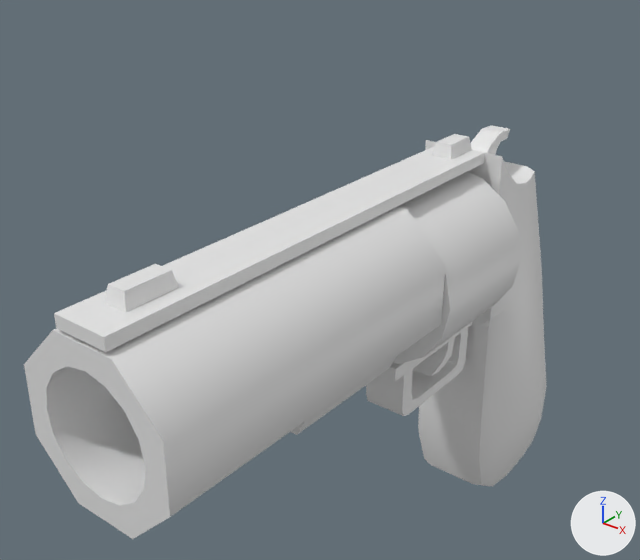
What one commit did to the FBX model Assets/Models/3D Props/Pistol.fbx.
Rendered twice from a 50 mm lens placed at (0.407, -0.559, 0.702), pointed at (-0.001, -0.049, 0.385). Lighting does not change. The marker at lower right points along +X, +Y and +Z. Where no turn or scale is listed for an object, it has been applied to the vertices. Vertices at the same position are counted once.

The first picture shows 'Cylinder001', 'Handle', 'Tube001'.
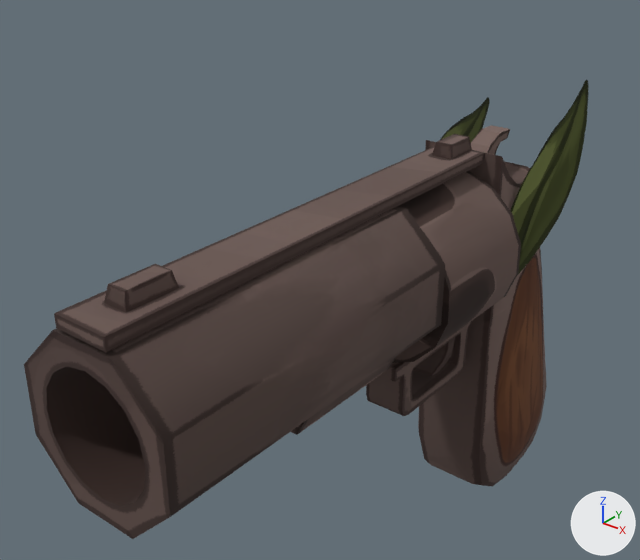
Pixel boxes (x1, y1, x2, y2) of what changed, in the pictures (640 x 560 px):
'Tube001', recoloured, surface changed (grey to brown): (24, 206, 445, 539) in both
'Handle', recoloured, surface changed (white to brown): (54, 125, 547, 487) in both
'Cylinder001', reshaped, moved, turned, rescaled: before (393, 172, 521, 364); after (393, 171, 521, 363)
'Leaf001', added (green): after (510, 80, 589, 274)
'Leaf002', added (green): after (440, 97, 490, 143)
part 2 of me_mesh, deleted: before (393, 275, 450, 364)
part 3 of me_mesh, recoloured (grey to brown): before (399, 172, 521, 355); after (399, 171, 521, 348)

Edits to the bpy script that builds the scene:
```text
Add mat_material__3:
    mat_material__3 = principled_material('Material #3')
    mat_material__3.texture = img_gun2_texture_png  # with its transparency
    mat_material__3.metallic = 0.1
    mat_material__3.roughness = 1.0
Change me_mesh_001:
    where me_mesh_001.from_pydata(...)  # 214 vertices, 428 faces; spans x -0.051..0.051, y -0.196..0.354, z -0.368..0.02
    me_mesh_001 part 1: texture (UV) coordinates of 428 of 428 faces, centred in x -0.049..0.048, y -0.196..0.353, z -0.367..0.02, changed; they spanned u 0.0..1.0, v 0.0..1.0 and now span u 0.03..0.98, v 0.07..0.97
    add me_mesh_001.materials.append(mat_material__4)  # picture img_gun3_texture1_png
Change me_mesh_002:
    where me_mesh_002.from_pydata(...)  # 92 vertices, 84 faces; spans x -0.06..0.06, y -0.328..-0.055, z -0.081..0.06
    me_mesh_002 part 4: texture (UV) coordinates of 84 of 84 faces, centred in x -0.06..0.06, y -0.328..-0.055, z -0.081..0.06, changed; they spanned u 0.0..1.0, v 0.0..1.09 and now span u 0.02..0.97, v 0.03..0.97
    add me_mesh_002.materials.append(mat_material__2)  # picture img_gun1_texture_png
Change me_mesh:
    used by ob_cylinder001; parent = ob_pistol; location = (0.0, -0.18, 9.037); rotation_euler = (1.571, 0.0, 3.142), in degrees (90, 0, 180)
    remove me_mesh.from_pydata(...)  # 34 vertices, 64 faces; spans x -6.0..6.0, y -6.0..6.0, z 0.0..10.0
    add me_mesh.from_pydata(...)  # 32 vertices, 60 faces; spans x -6.0..6.0, y -6.0..6.0, z 0.0..10.0
    me_mesh part 2: 1 vertex removed from x 0.0, y 0.0, z 0.0
    me_mesh part 3: 32 faces spanning x -6.0..6.0, y -6.0..6.0, z 0.0..10.0 switch from no material to mat_material__3 (picture img_gun2_texture_png)
Change ob_cylinder001:
    remove ob_cylinder001.parent = ob_pistol
    ob_cylinder001.location: (0.0, -0.18, 9.037) -> (0.0528, -0.0465, 0.396)
    ob_cylinder001.rotation_euler: (1.571, 0.0, 3.142) -> (-1.571, -2.182, 0.0)  # degrees (90, 0, 180) -> degrees (-90, -125, 0)
    ob_cylinder001.scale: (1.0, 1.0, 1.0) -> (0.0112, 0.0112, 0.0112)
Add ob_leaf001:
    ob_leaf001 = bpy.data.objects.new('Leaf001', me_mesh_001_1)  # 36 vertices, 25 faces; spans x -0.025..0.028, y -0.067..0.068, z -0.126..0.13; in mat_material__11 (picture img_leaf_texture_png)
    ob_leaf001.location = (0.1082, 0.1282, 0.4411)
Add ob_leaf002:
    ob_leaf002 = bpy.data.objects.new('Leaf002', me_mesh_002_1)  # 36 vertices, 25 faces; spans x -0.036..-0.022, y -0.049..0.115, z -0.049..0.115; in mat_material__11 (picture img_leaf_texture_png)
    ob_leaf002.location = (0.0338, 0.1159, 0.3995)
Add ob_leaf:
    ob_leaf = bpy.data.objects.new('Leaf', me_mesh_1)  # 36 vertices, 25 faces; spans x 0.031..0.044, y -0.039..0.114, z -0.039..0.114; in mat_material__11 (picture img_leaf_texture_png)
    ob_leaf.location = (0.0577, 0.146, 0.3908)
```
